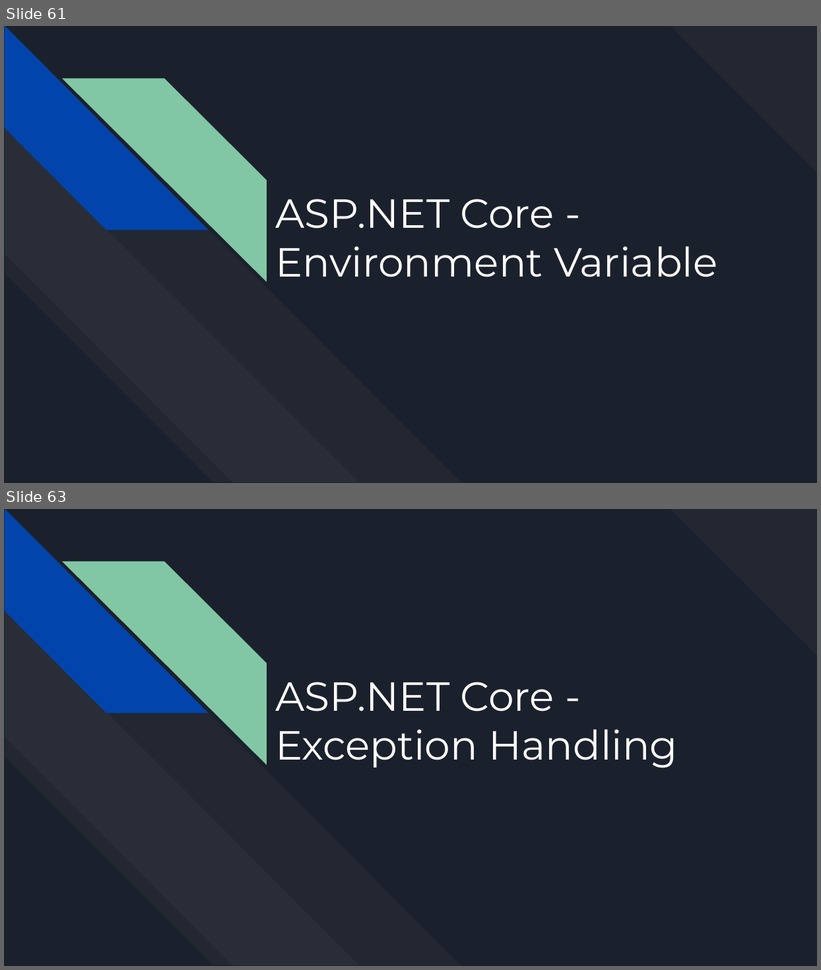
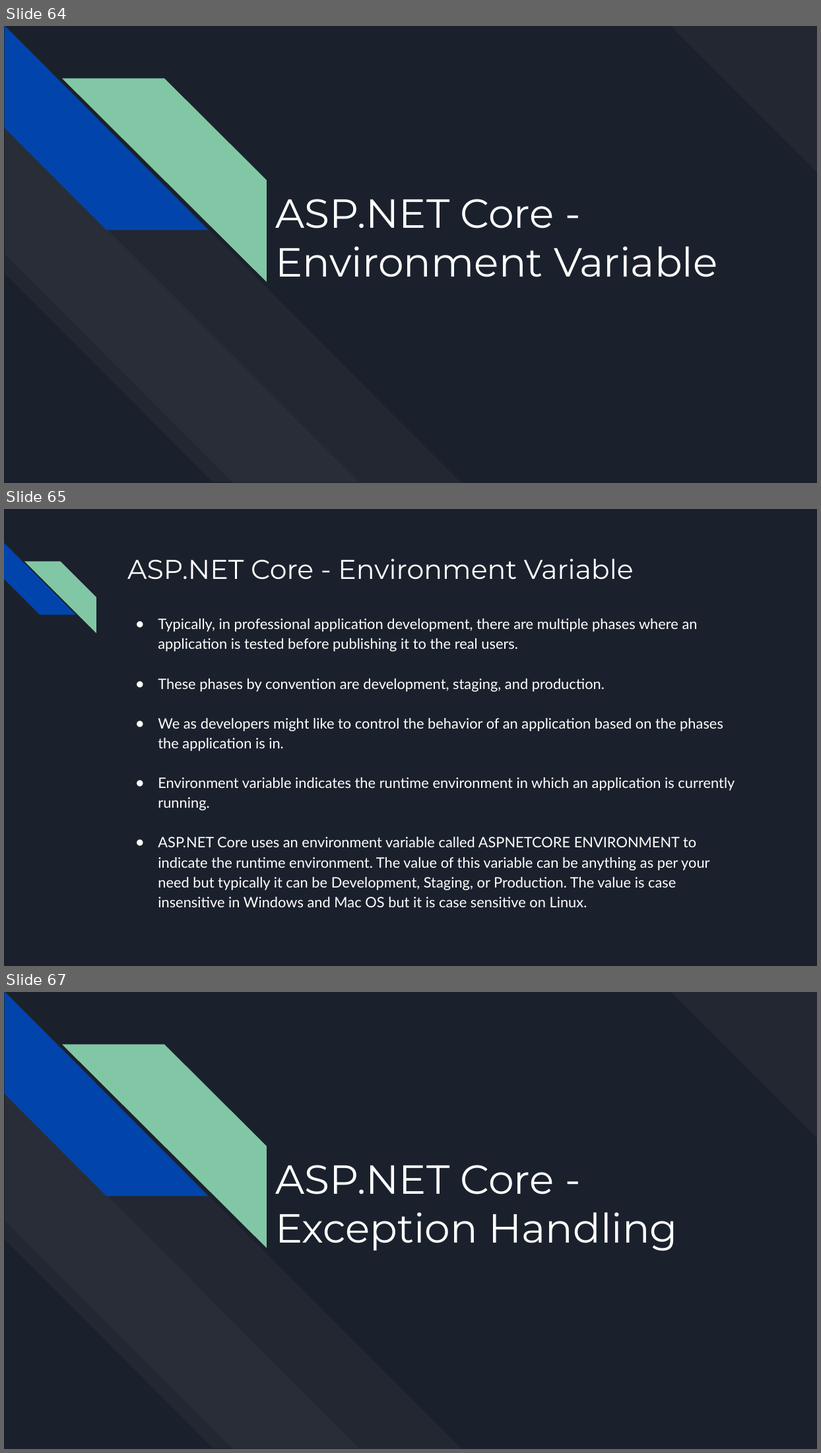
Before and after one commit to bulhard/Web-Programming, a slide deck: 00 Presentations/03 DI, IoT, Services.pptx. Shown one above the other, each under a label of ours: slides 61 and 63 before the commit, slides 64, 65 and 67 after it; the slides between them are not shown. The pictures are 821x970 and 821x1453 pixels, drawn with LibreOffice and Linux fonts; fonts in the diff are those of the drawing. Boxes give left, top, right and bottom in pixels: in the first picture for what was removed or moved away, otherwise in the second. Text is boxed around its words. In the diff, an @@ line names an element or a change of style, - is before the commit and + after.

```diff
--- a/00 Presentations/03 DI, IoT, Services.pptx
+++ b/00 Presentations/03 DI, IoT, Services.pptx
@@ slide 65 added at box(4, 509, 817, 966), background #1B212C @@
@@ diag stripe added at box(4, 543, 76, 615), fill #0145AC @@
@@ diag stripe added at box(24, 561, 96, 634), fill #82C7A5 @@
@@ title added at box(127, 559, 634, 580), 32 pt, text #FFFFFF @@
+ASP.NET Core - Environment Variable
@@ text added at box(158, 619, 735, 908), 17 pt, text #FFFFFF @@
+● Typically, in professional application development, there are multiple phases where an application is tested before publishing it to the real users.
+● These phases by convention are development, staging, and production.
+● We as developers might like to control the behavior of an application based on the phases the application is in.
+● Environment variable indicates the runtime environment in which an application is currently running.
+● ASP.NET Core uses an environment variable called ASPNETCORE ENVIRONMENT to indicate the runtime environment. The value of this variable can be anything as per your need but typically it can be Development, Staging, or Production. The value is case insensitive in Windows and Mac OS but it is case sensitive on Linux.
@@ what was slide 61 is now slide 64 @@
@@ what was slide 63 is now slide 67 @@
```
Also in this commit, not shown: 4 slides changed, 20 other slides added, 3 slides removed, 53 other files.
